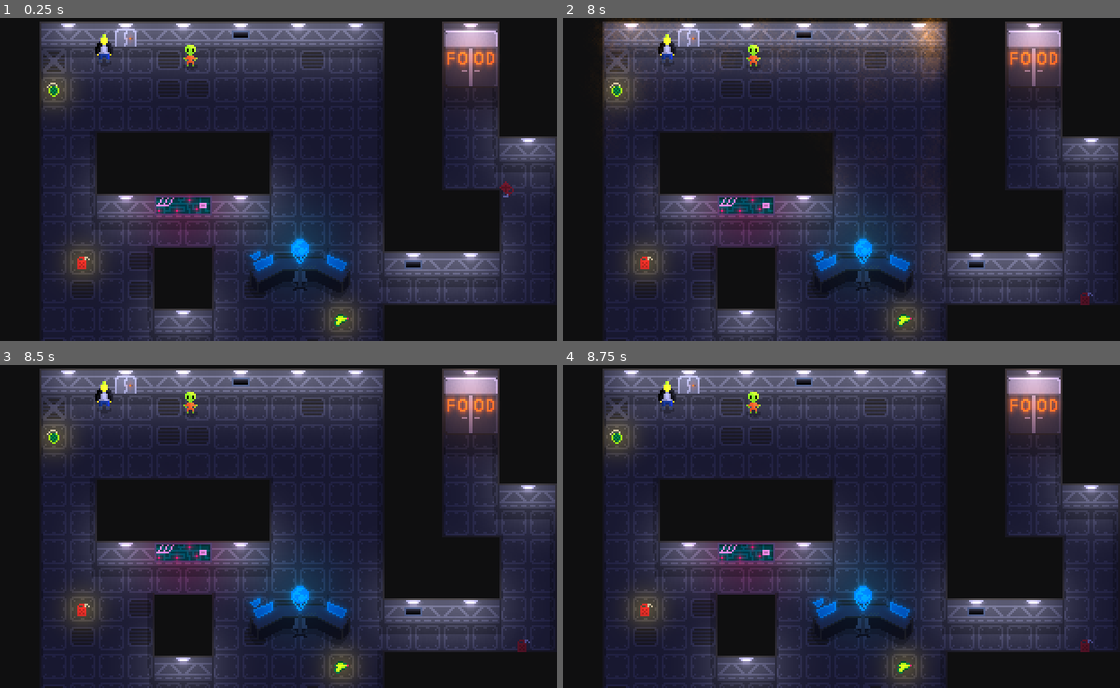
Above: before the commit, frames 1-4 (two rows, left to right).
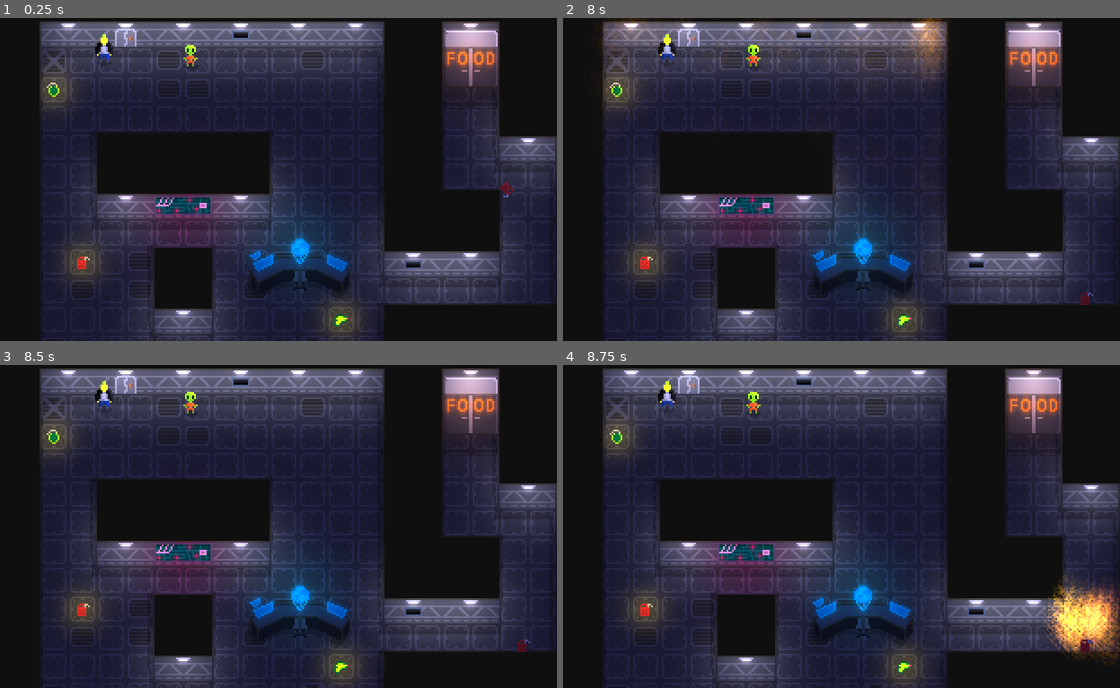
Above: after the commit, the same moments.

Repository: CrankyCranton/Godot-Jam-3
Game: Godot game, scene res://assets/tiles/tiles_test.tscn
The game is run twice, just before and just after one commit, with the same random seed, the same clock (stepped at 60 frames per second) and the same inputs. The project has no main scene, so this scene is started directly.
Inputs:
- Up to frame 1 (0.25 s): no input
- Up to frame 2 (8 s): tap Enter at 0.5, 2, 3.5 s; tap Space at 1.25, 2.75 s
- Up to frame 3 (8.5 s): no input
- Up to frame 4 (8.75 s): no input

Frames 1-3 are identical in both runs. In frame 4, 2.5% of the frame differs, in the area x 86-100%, y 65-93%.

Commit message:
Smoke dampening increase

Diff:
--- a/assets/tiles/tiles_test.tscn
+++ b/assets/tiles/tiles_test.tscn
@@ -576,6 +576,10 @@
 position = Vector2(149, 38)
 radius = 256.0
 
+[node name="Explosion3" parent="." instance=ExtResource("13_i1gal")]
+position = Vector2(273, 143)
+radius = 16.0
+
 [node name="RigidBody2D" type="RigidBody2D" parent="."]
 position = Vector2(256, 88)
 rotation = 0.913679
--- a/scenes/explosion.tscn
+++ b/scenes/explosion.tscn
@@ -70,8 +70,8 @@
 gravity = Vector3(0, 0, 0)
 linear_accel_min = -2.23517e-06
 linear_accel_max = -2.23517e-06
-damping_min = 16.0
-damping_max = 16.0
+damping_min = 64.0
+damping_max = 64.0
 scale_curve = SubResource("CurveTexture_ryakg")
 color_ramp = SubResource("GradientTexture1D_ue0om")
 collision_mode = 1
--- a/scripts/explosion.gd
+++ b/scripts/explosion.gd
@@ -1,3 +1,5 @@
+# If hits gas can, gas can explodes with
+# gas_can_explosion.radius = radius * 2 - distance_to(gas_can)
 class_name Explosion extends Area2D
 
 
